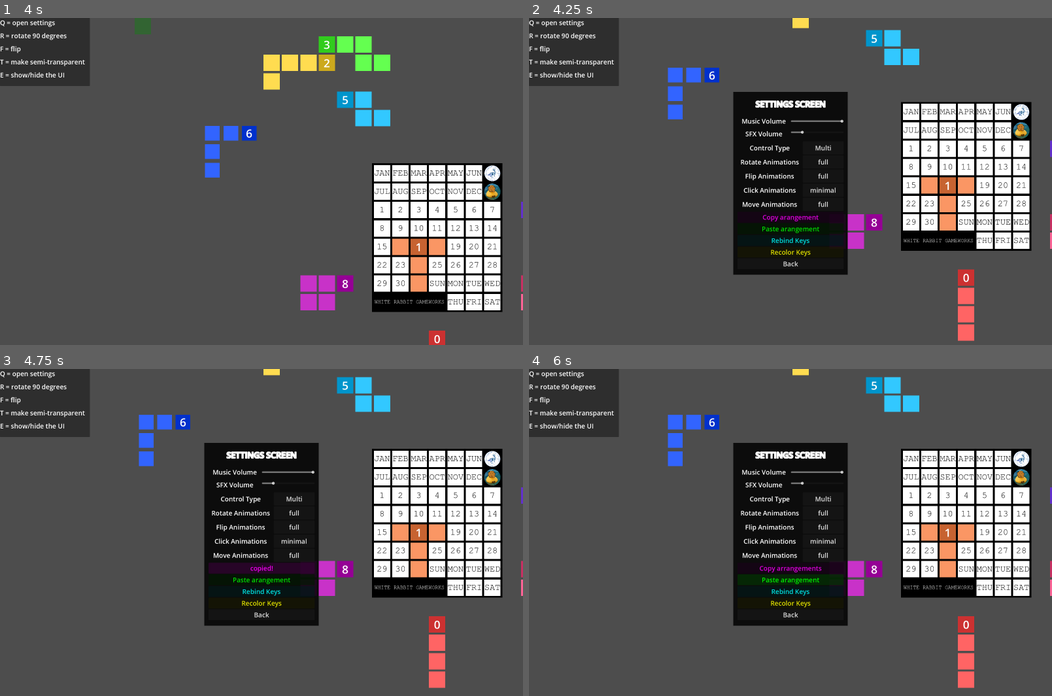
Above: before the commit, frames 1-4 (two rows, left to right).
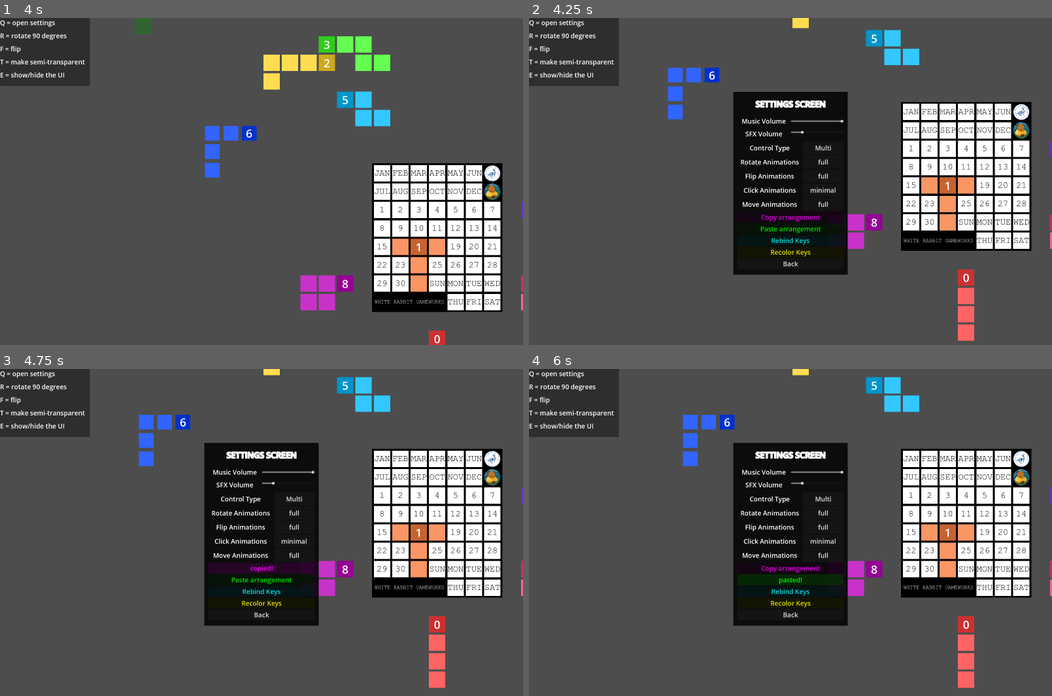
Above: after the commit, the same moments.

Repository: Jasper-Cn/Infinity
Game: Godot game, scene res://scenes/game.tscn
The game is run twice, just before and just after one commit, with the same random seed, the same clock (stepped at 60 frames per second) and the same inputs. Sound files missing from this copy of the repository are replaced by a short silence.
Inputs (mouse positions are in pixels of both pictures, inside the frame that each line leads up to):
- Up to frame 1 (4 s): tap Enter at 0.5 s; move the mouse to (235, 246) at 0.52 s; hold W (Up) 0.53-1.25 s; tap 1 (1) at 0.6 s; click (235, 246) at 0.67 s; tap 2 (2) at 0.8 s; drag from (418, 230) to (235, 246) at 1.27 s; move the mouse to (104, 132) at 2.02 s; hold A (Left) 2.03-2.75 s; tap 3 (3) at 2.1 s; click (104, 132) at 2.17 s; tap 4 (4) at 2.3 s; drag from (287, 181) to (104, 132) at 2.77 s; move the mouse to (183, 99) at 3.52 s; hold S (Down) from 3.53 s (still down); tap 5 (5) at 3.6 s; click (183, 99) at 3.67 s; tap 6 (6) at 3.8 s
- Up to frame 2 (4.25 s): keep holding S (Down); tap Q (Settings) at 4.15 s
- Up to frame 3 (4.75 s): release S (Down) at 4.25 s; click "Copy arangement" (after the commit: "Copy arrangement") at 4.25 s
- Up to frame 4 (6 s): click "Copy arrangements" (after the commit: "Copy arrangement") at 5 s; click "Paste arangement" (after the commit: "Paste arrangement") at 5.75 s

Frame 1 is identical in both runs. In frame 2, 0.3% of the frame differs, in the area x 44-56%, y 60-66%; in frame 3, 0.1%; in frame 4, 1.3%, in the area x 26-56%, y 14-66%.

Commit message:
i guess i'll go to bed now

Diff:
--- a/autoloads/event_bus.gd
+++ b/autoloads/event_bus.gd
@@ -6,3 +6,4 @@
 signal update_subject_color()
 signal drag(selected_num: int)
 signal get_subject_info(subject_num: int)
+signal set_subject_info(subject_info: Array)
--- a/autoloads/global.gd
+++ b/autoloads/global.gd
@@ -3,6 +3,7 @@
 const GAME = preload("res://scenes/game.tscn")
 const SETTINGS = preload("res://scenes/settings.tscn")
 const TILE_SIZE = Vector2(90, 90)
+const BOARD_SIZE = Vector2i(7, 8)
 
 var debug_mode : bool = true
 var mouse_dragging_item: int = -1
--- a/scenes/game.tscn
+++ b/scenes/game.tscn
@@ -126,7 +126,7 @@
 
 [node name="Settings" parent="." unique_id=271222457 instance=ExtResource("5_iywne")]
 
-[node name="recolor keys" parent="Settings" index="2" unique_id=336347478 node_paths=PackedStringArray("subject")]
+[node name="recolor blocks" parent="Settings" index="2" unique_id=336347478 node_paths=PackedStringArray("subject")]
 subject = NodePath("../../subjects")
 
 [editable path="Settings"]
--- a/scenes/settings.tscn
+++ b/scenes/settings.tscn
@@ -8,11 +8,12 @@
 [sub_resource type="StyleBoxFlat" id="StyleBoxFlat_f4mfi"]
 bg_color = Color(0.6, 0.6, 0.6, 0.8627451)
 
-[node name="Settings" type="CanvasLayer" unique_id=271222457 node_paths=PackedStringArray("animations_button", "sfx_slider", "copy_button", "timer")]
+[node name="Settings" type="CanvasLayer" unique_id=271222457 node_paths=PackedStringArray("animations_button", "sfx_slider", "copy_button", "paste_button", "timer")]
 script = ExtResource("1_5p8wc")
 animations_button = NodePath("Panel/MarginContainer/VB/HB rotation animations/rotation animations Button")
 sfx_slider = NodePath("Panel/MarginContainer/VB/HBsfx/sfx Slider")
 copy_button = NodePath("Panel/MarginContainer/VB/copy Button")
+paste_button = NodePath("Panel/MarginContainer/VB/paste Button")
 timer = NodePath("Timer")
 popup_name = "Settings"
 
@@ -196,13 +197,13 @@
 modulate = Color(1, 0, 1, 1)
 custom_minimum_size = Vector2(200, 0)
 layout_mode = 2
-text = "Copy arangement"
+text = "Copy arrangement"
 
 [node name="paste Button" type="Button" parent="Panel/MarginContainer/VB" unique_id=759007288]
 modulate = Color(0, 1, 0, 1)
 custom_minimum_size = Vector2(200, 0)
 layout_mode = 2
-text = "Paste arangement"
+text = "Paste arrangement"
 
 [node name="Rebind Button" type="Button" parent="Panel/MarginContainer/VB" unique_id=761795313]
 modulate = Color(0, 1, 1, 1)
@@ -226,7 +227,7 @@
 [node name="rebind keys" parent="." unique_id=2019617526 instance=ExtResource("3_6wm04")]
 visible = false
 
-[node name="recolor keys" parent="." unique_id=336347478 instance=ExtResource("4_f4mfi")]
+[node name="recolor blocks" parent="." unique_id=336347478 instance=ExtResource("4_f4mfi")]
 visible = false
 
 [node name="Timer" type="Timer" parent="." unique_id=60310940]
--- a/scenes/subject.tscn
+++ b/scenes/subject.tscn
@@ -196,13 +196,14 @@
 &"rotate to 90": SubResource("Animation_s3p0e")
 }
 
-[node name="Subject" type="Node2D" unique_id=1732215189 node_paths=PackedStringArray("color_rect_0", "color_rect_1", "color_rect_2", "color_rect_3", "color_rect_4", "rotation_2d", "flip_2d", "label")]
+[node name="Subject" type="Node2D" unique_id=1732215189 node_paths=PackedStringArray("color_rect_0", "color_rect_1", "color_rect_2", "color_rect_3", "color_rect_4", "color_rect_5", "rotation_2d", "flip_2d", "label")]
 script = ExtResource("1_8psgo")
 color_rect_0 = NodePath("Flip2D/Rotation2D/ColorRect0")
 color_rect_1 = NodePath("Flip2D/Rotation2D/ColorRect1")
 color_rect_2 = NodePath("Flip2D/Rotation2D/ColorRect2")
 color_rect_3 = NodePath("Flip2D/Rotation2D/ColorRect3")
 color_rect_4 = NodePath("Flip2D/Rotation2D/ColorRect4")
+color_rect_5 = NodePath("Flip2D/Rotation2D/ColorRect5")
 rotation_2d = NodePath("Flip2D/Rotation2D")
 flip_2d = NodePath("Flip2D")
 label = NodePath("Label")
@@ -226,6 +227,7 @@
 offset_right = 40.0
 offset_bottom = 40.0
 pivot_offset = Vector2(40, 40)
+mouse_filter = 2
 color = Color(1, 1, 1, 0.5019608)
 
 [node name="ColorRect1" type="ColorRect" parent="Flip2D/Rotation2D" unique_id=435501442]
@@ -258,6 +260,7 @@
 offset_right = 40.0
 offset_bottom = -50.0
 pivot_offset = Vector2(40, 40)
+mouse_filter = 2
 color = Color(1, 1, 1, 0.5019608)
 
 [node name="ColorRect5" type="ColorRect" parent="Flip2D/Rotation2D" unique_id=1736429884]
--- a/scripts/board.gd
+++ b/scripts/board.gd
@@ -1,17 +1,30 @@
 extends Node2D
 
 const LABEL_IMG = preload("res://resources/Label_img.tres")
-const BOARD_SIZE = Vector2i(7, 8)
-const tiles = [
-	"JAN", "FEB", "MAR", "APR", "MAY", "JUN", "WRG",
-	"JUL", "AUG", "SEP", "OCT", "NOV", "DEC", "BBD",
-	"1"  , "2"  , "3"  , "4"  , "5"  , "6"  , "7"  ,
-	"8"  , "9"  , "10" , "11" , "12" , "13" , "14" ,
-	"15" , "16" , "17" , "18" , "19" , "20" , "21" ,
-	"22" , "23" , "24" , "25" , "26" , "27" , "28" ,
-	"29" , "30" , "31" , "SUN", "MON", "TUE", "WED",
-	"."  , "."  , "."  , "."  , "THU", "FRI", "SAT",
+var tiles: Array = [
+	[
+		"JAN", "FEB", "MAR", "APR", "MAY", "JUN", "WRG",
+		"JUL", "AUG", "SEP", "OCT", "NOV", "DEC", "BBD",
+		"1"  , "2"  , "3"  , "4"  , "5"  , "6"  , "7"  ,
+		"8"  , "9"  , "10" , "11" , "12" , "13" , "14" ,
+		"15" , "16" , "17" , "18" , "19" , "20" , "21" ,
+		"22" , "23" , "24" , "25" , "26" , "27" , "28" ,
+		"29" , "30" , "31" , "SUN", "MON", "TUE", "WED",
+		"."  , "."  , "."  , "."  , "THU", "FRI", "SAT",
+	],
+	[
+		"" , "" , "" , "" , "" , "" , "WRG",
+		"" , "" , "" , "" , "" , "" , "BBD",
+		"" , "" , "" , "" , "" , "" , ""   ,
+		"" , "" , "" , "" , "" , "" , ""   ,
+		"" , "" , "" , "" , "" , "" , ""   ,
+		"" , "" , "" , "" , "" , "" , ""   ,
+		"" , "" , "" , "" , "" , "" , ""   ,
+		".", ".", ".", ".", "" , "" , ""   ,
+	],
 ]
+var tileset_num: int = 0
+
 
 @onready var vb: VBoxContainer = $VB
 
@@ -22,9 +35,12 @@
 
 
 func _ready() -> void:
-	position.x = BOARD_SIZE.x * -Global.TILE_SIZE.x / 2
-	position.y = (BOARD_SIZE.y + 1) * -Global.TILE_SIZE.y / 2
-	for row_count in BOARD_SIZE.y:
+	_create_board()
+
+func _create_board() -> void:
+	position.x = Global.BOARD_SIZE.x * -Global.TILE_SIZE.x / 2
+	position.y = (Global.BOARD_SIZE.y + 1) * -Global.TILE_SIZE.y / 2
+	for row_count: int in Global.BOARD_SIZE.y:
 		_create_row(row_count)
 
 
@@ -32,7 +48,7 @@
 	var new_hb: HBoxContainer = HBoxContainer.new()
 	new_hb.name = "HB" + str(row_count)
 	col_count = 0
-	while col_count < BOARD_SIZE.x:
+	while col_count < Global.BOARD_SIZE.x:
 		new_hb.add_child(_create_block(row_count))
 	vb.add_child(new_hb)
 
@@ -40,12 +56,12 @@
 func _create_block( row_count: int) -> Label:
 	var new_label: Label = Label.new()
 	new_label.name = "Label" + str(col_count)
-	new_label.text = tiles[col_count + row_count * 7]
+	new_label.text = tiles[tileset_num][col_count + row_count * 7]
 	new_label.theme = preload("res://resources/new_theme.tres")
 	new_label.custom_minimum_size = Global.TILE_SIZE
 	new_label.horizontal_alignment = HORIZONTAL_ALIGNMENT_CENTER
 	new_label.vertical_alignment = VERTICAL_ALIGNMENT_CENTER
-	match tiles[col_count + row_count * 7]:
+	match tiles[tileset_num][col_count + row_count * 7]:
 		"WRG":
 			_replace_with_txt_and_img(new_label, wrb, 0.075)
 		"BBD":
--- a/scripts/subject.gd
+++ b/scripts/subject.gd
@@ -13,6 +13,7 @@
 @export var color_rect_2: ColorRect
 @export var color_rect_3: ColorRect
 @export var color_rect_4: ColorRect
+@export var color_rect_5: ColorRect
 
 @export var rotation_2d: Node2D
 @export var flip_2d: Node2D
@@ -34,18 +35,22 @@
 	label.text = str(self_number)
 	coord_arr = [coord_1, coord_2, coord_3, coord_4]
 	rect_arr = [color_rect_1, color_rect_2, color_rect_3, color_rect_4]
+	EventBus.get_subject_info.connect(_subject_info_dump)
+	EventBus.set_subject_info.connect(_subject_info_grab)
 	EventBus.update_subject_color.connect(_set_color)
 	EventBus.drag.connect(_stop_dragging)
-	EventBus.get_subject_info.connect(_subject_info_dump)
 	_set_color()
 
 
 func _process(delta: float) -> void:
+	if is_touching_mouse:
+		print(self_number)
 	if Global.current_popup_page == "":
 		if visible:
 			if Global.mouse_dragging_item == self_number:
 				_set_color()
 				z_index += 1
+				get_parent().move_child(self, 0)
 				if Global.control_type == 1:
 					_control_type_1_subject_movement(delta)
 				elif Global.animations_type[3] == 2:
@@ -54,33 +59,31 @@
 				else:
 					ideal_global_position = ideal_global_position.move_toward(get_global_mouse_position(), 80)
 					_tween_position_property()
-				if not Global.control_type == 2:
-					if Input.is_action_just_pressed("Rotate"):
-						_rotate()
-					if Input.is_action_just_pressed("Flip"):
-						_flip()
-				else:
-					if Input.is_action_just_pressed("Rotate-Mouse"):
-						_rotate()
-					if Input.is_action_just_pressed("Flip-Mouse"):
-						_flip()
+				var moused: String = ""
+				if Global.control_type == 2:
+					moused = "-Mouse"
+				if Input.is_action_just_pressed("Rotate" + moused):
+					_rotate()
+				if Input.is_action_just_pressed("Flip" + moused):
+					_flip()
 			else:
 				z_index = 0
+				get_parent().move_child(self, self_number)
 			if Input.is_action_just_pressed("click") and is_touching_mouse:
 				if not is_dragging and not Global.mouse_dragging_item == -1:
 					EventBus.drag.emit(Global.mouse_dragging_item)
 				_dragging()
-		if Input.is_action_just_pressed("set camera"):
-			if Global.control_type == 1:
-				if Global.mouse_dragging_item == self_number:
-					_dragging()
-				elif Global.previous_mdi == self_number and Global.mouse_dragging_item == -1:
-					_dragging()
-		if Input.is_action_just_pressed(str(self_number)):
-			if not Global.control_type == 2:
-				if not is_dragging and not Global.mouse_dragging_item == -1:
-					EventBus.drag.emit(Global.mouse_dragging_item)
+
+		if Input.is_action_just_pressed("set camera") and Global.control_type == 1:
+			if Global.mouse_dragging_item == self_number:
 				_dragging()
+			elif Global.previous_mdi == self_number and Global.mouse_dragging_item == -1:
+				_dragging()
+
+		if Input.is_action_just_pressed(str(self_number)) and not Global.control_type == 2:
+			if not is_dragging and not Global.mouse_dragging_item == -1:
+				EventBus.drag.emit(Global.mouse_dragging_item)
+			_dragging()
 
 		if Input.is_action_just_pressed("Transparency"):
 			color.a = 1.8 - color.a
@@ -118,8 +121,16 @@
 			tweener.tween_property(self, "global_position", Vector2(floor((ideal_global_position.x+45)/90)*90, floor((ideal_global_position.y+45)/90)*90), duration)
 
 
-func _set_color(rect_0: float = 0.2, rect_other: float = 0) -> void:
-	color_rect_0.color = Color(color.r - rect_0, color.g - rect_0, color.b - rect_0)
+func _position_tween_to_grid() -> void:
+	Global.previous_mdi = Global.mouse_dragging_item
+	Global.mouse_dragging_item = -1
+	ideal_global_position.x = floor((ideal_global_position.x+45)/90)*90
+	ideal_global_position.y = floor((ideal_global_position.y+45)/90)*90
+	_tween_position_property()
+
+
+func _set_color(rect_0_minus_color: float = 0.2, rect_other: float = 0) -> void:
+	color_rect_0.color = Color(color.r - rect_0_minus_color, color.g - rect_0_minus_color, color.b - rect_0_minus_color)
 	for i in rect_arr.size():
 		if coord_arr[i] == Vector2i(0, 0):
 			rect_arr[i].hide()
@@ -157,21 +168,6 @@
 	_color_rect_tweening("rotation_degrees", ideal_block_rotation_degrees, 0)
 
 
-func _stop_dragging(selected_num: int) -> void:
-	if selected_num == self_number:
-		is_dragging = not is_dragging
-		_position_tween_to_grid()
-		_color_rect_tweening("scale", Vector2(1, 1), 0.1)
-
-
-func _position_tween_to_grid() -> void:
-	Global.previous_mdi = Global.mouse_dragging_item
-	Global.mouse_dragging_item = -1
-	ideal_global_position.x = floor((ideal_global_position.x+45)/90)*90
-	ideal_global_position.y = floor((ideal_global_position.y+45)/90)*90
-	_tween_position_property()
-
-
 func _dragging() -> void:
 	is_dragging = not is_dragging
 	ideal_global_position = global_position
@@ -193,6 +189,13 @@
 	_color_rect_tweening("scale", Vector2(mult, mult), 0.1)
 
 
+func _stop_dragging(selected_num: int) -> void:
+	if selected_num == self_number:
+		is_dragging = not is_dragging
+		_position_tween_to_grid()
+		_color_rect_tweening("scale", Vector2(1, 1), 0.1)
+
+
 func _color_rect_tweening(type: String, final_val: Variant, duration: float) -> void:
 	var rect_tween0 : Tween = get_tree().create_tween()
 	rect_tween0.tween_property(color_rect_0, type, final_val, duration)
@@ -214,3 +217,20 @@
 func _subject_info_dump(subject_num: int) -> void:
 	if subject_num == self_number:
 		Global.subject_info = [int(position.x), int(position.y), ideal_rotation_degrees, ideal_scale_x]
+
+
+func _subject_info_grab(pasted_subject_info: Array) -> void:
+	pasted_subject_info[self_number][0] -= floor(float(Global.BOARD_SIZE.x)/2)
+	pasted_subject_info[self_number][0] *= 90
+	pasted_subject_info[self_number][1] -= floor(float(Global.BOARD_SIZE.y)/2)
+	pasted_subject_info[self_number][1] *= 90
+	pasted_subject_info[self_number][2] *= 90
+	if pasted_subject_info[self_number][3] == 0:
+		pasted_subject_info[self_number][3] = 1
+	else:
+		pasted_subject_info[self_number][3] = -1
+	position = Vector2(pasted_subject_info[self_number][0], pasted_subject_info[self_number][1])
+	ideal_rotation_degrees = pasted_subject_info[self_number][2]
+	ideal_scale_x = pasted_subject_info[self_number][3]
+	rotation_2d.rotation_degrees = ideal_rotation_degrees
+	flip_2d.scale.x = ideal_scale_x
--- a/scripts/ui/settings.gd
+++ b/scripts/ui/settings.gd
@@ -3,6 +3,7 @@
 @export var animations_button: Button
 @export var sfx_slider: HSlider
 @export var copy_button: Button
+@export var paste_button: Button
 @export var timer: Timer
 
 func _ready() -> void:
@@ -59,9 +60,9 @@
 	for i in 10:
 		EventBus.get_subject_info.emit(i)
 		Global.subject_info[0] /= 90
-		Global.subject_info[0] += 3
+		Global.subject_info[0] += floor(float(Global.BOARD_SIZE.x)/2)
 		Global.subject_info[1] /= 90
-		Global.subject_info[1] += 4
+		Global.subject_info[1] += floor(float(Global.BOARD_SIZE.y)/2)
 		Global.subject_info[2] %= 360
 		Global.subject_info[2] /= 90
 		if Global.subject_info[2] < 0:
@@ -78,9 +79,15 @@
 
 
 func _on_timer_timeout() -> void:
-	copy_button.text = "Copy arrangements"
+	copy_button.text = "Copy arrangement"
+	paste_button.text = "Paste arrangement"
 
 
 func _on_paste_button_pressed() -> void:
-	var a: Variant = str_to_var(DisplayServer.clipboard_get())
-	print(a[0])
+	var pasted_subject_info: Variant = str_to_var(DisplayServer.clipboard_get())
+	if pasted_subject_info is Array:
+		paste_button.text = "pasted!"
+		EventBus.set_subject_info.emit(pasted_subject_info)
+	else:
+		paste_button.text = "Pasted invalid text"
+	timer.start()
